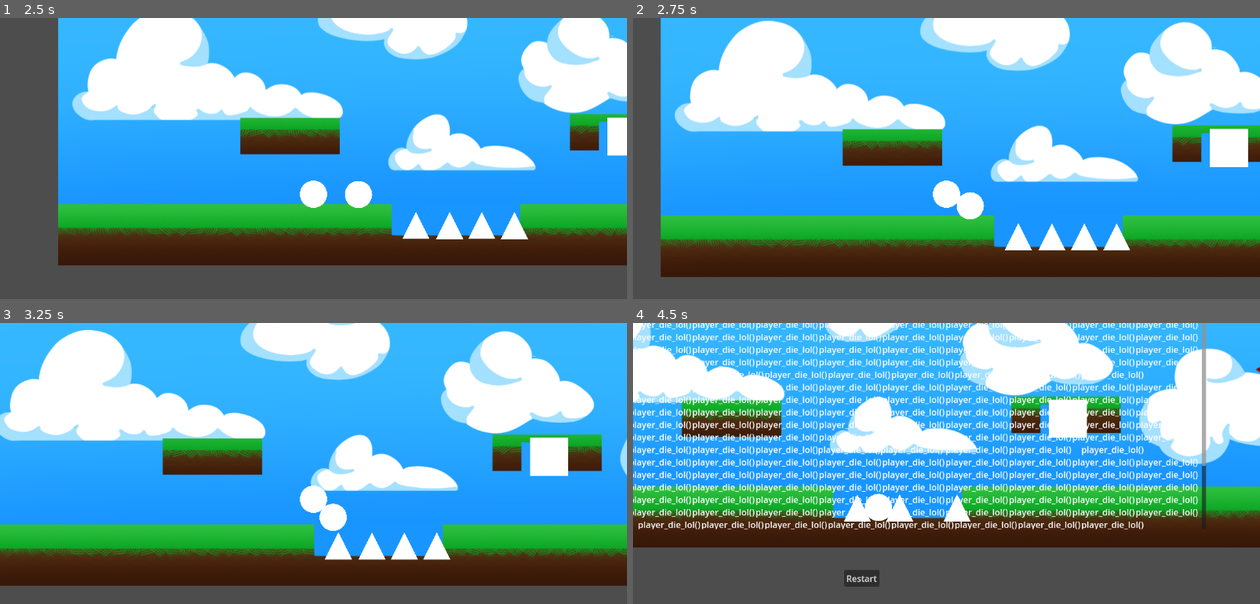
Above: before the commit, frames 1-4 (two rows, left to right).
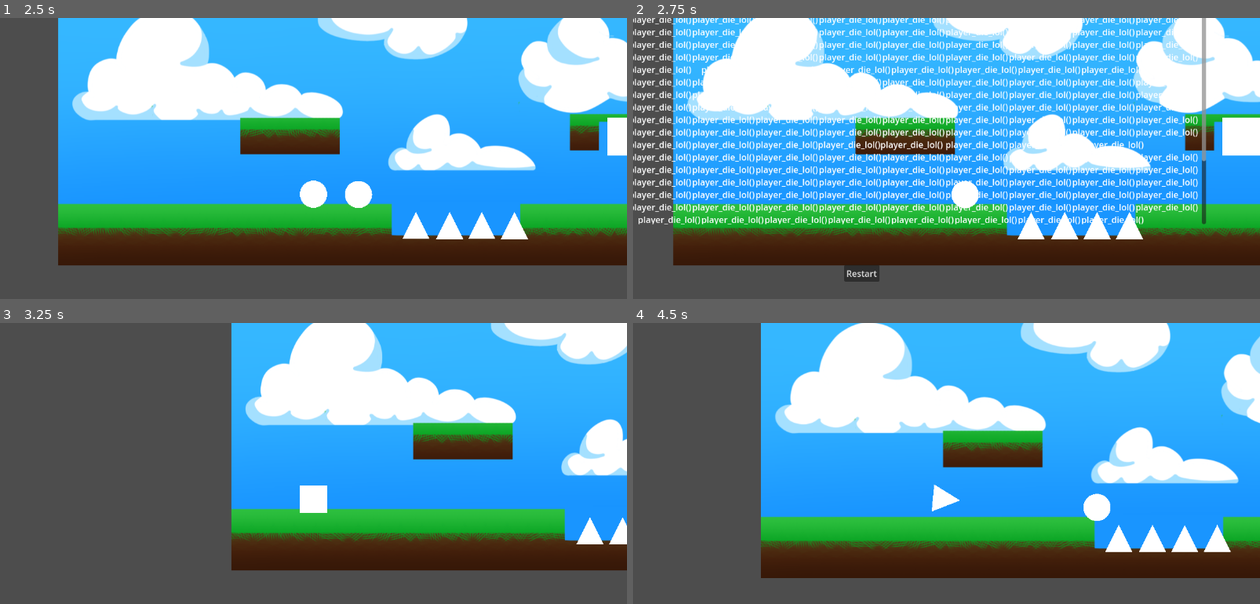
Above: after the commit, the same moments.

Repository: vmaye002-debug/shape-shifter
Game: Godot game, scene res://main.tscn
The game is run twice, just before and just after one commit, with the same random seed, the same clock (stepped at 60 frames per second) and the same inputs.
Inputs (mouse positions are in pixels of both pictures, inside the frame that each line leads up to):
- Up to frame 1 (2.5 s): hold D (right) 0.53-1.28 s; hold 3 (circle) 0.53-1.28 s; hold A (left) 1.28-2.03 s; tap 3 (circle) at 1.35, 2.3 s; hold D (right) from 2.03 s (still down); hold Space (space) from 2.03 s (still down)
- Up to frame 2 (2.75 s): keep holding D (right); keep holding Space (space)
- Up to frame 3 (3.25 s): release D (right) at 2.75 s; release Space (space) at 2.75 s; click (231, 578) at 2.75 s, where only the run after the commit has a clickable "Restart"
- Up to frame 4 (4.5 s): hold D (right) 3.53-4.28 s; tap 1 (square) at 3.6 s; tap 3 (circle) at 3.8 s; hold A (left) from 4.28 s (still down); hold 2 (triangle) from 4.28 s (still down)

Frame 1 is identical in both runs. In frame 2, 44% of the frame differs, in the area x 0-100%, y 0-94%; in frame 3, 71%; in frame 4, 73%.

Commit message:
fix circle detection

Diff:
--- a/Circle Enemy/circle_enemy.gd
+++ b/Circle Enemy/circle_enemy.gd
@@ -15,7 +15,7 @@
 	pass
 
 
-func _on_area_2d_body_entere122d(body: Node2D) -> void:
+func _on_area_2d_body_entered(body: Node2D) -> void:
 	print(body)
 	if body.state_now == "S":
 		queue_free()
--- a/Circle Enemy/circle_enemy.tscn
+++ b/Circle Enemy/circle_enemy.tscn
@@ -13,6 +13,7 @@
 radius = 30.149628
 
 [node name="Circle Enemy" type="RigidBody2D"]
+collision_mask = 3
 script = ExtResource("1_xxftg")
 speed_spawn = Vector2(-60000, 0)
 
